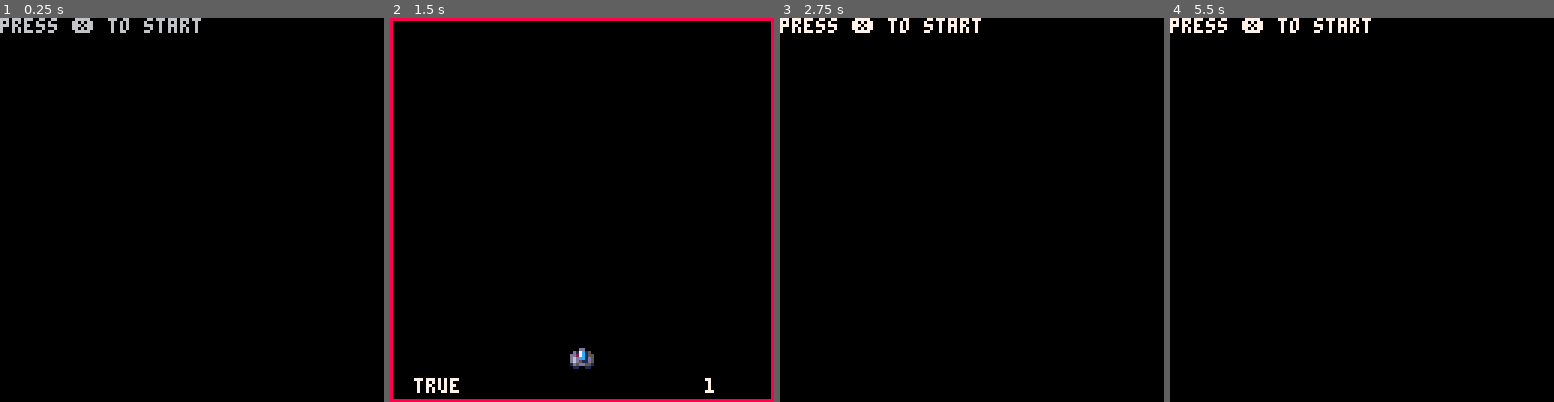
Above: before the commit, frames 1-4 (left to right).
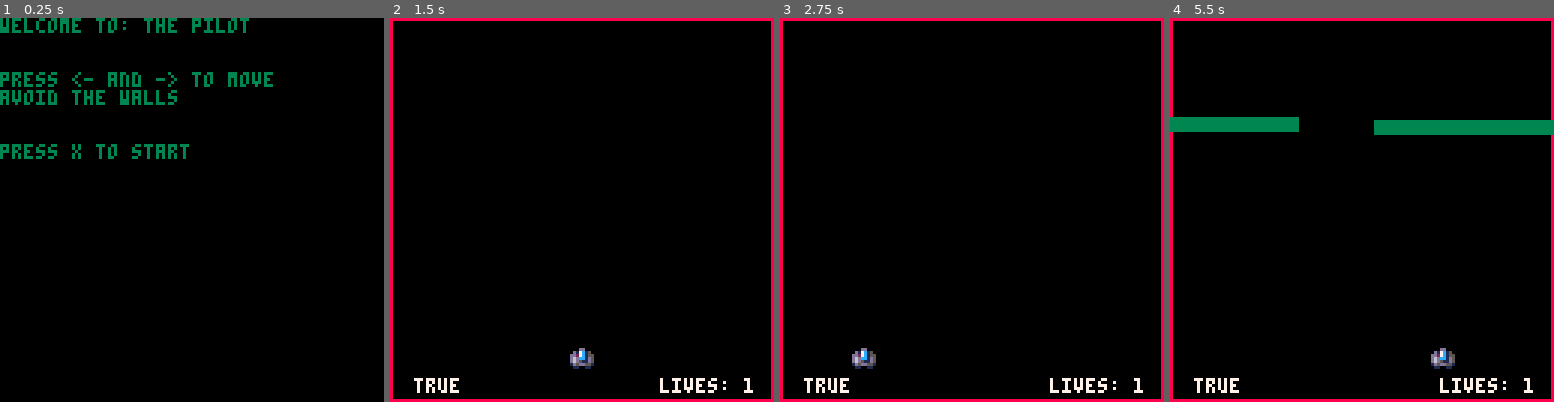
Above: after the commit, the same moments.

Repository: shen-sat/pilot
Game: PICO-8 cartridge pilot.p8
Same seed, same stepped clock (60 frames per second), same inputs: the game is played once before the commit and once after it.
Inputs:
- Up to frame 1 (0.25 s): no input
- Up to frame 2 (1.5 s): tap O (Z key) at 0.33, 0.7, 1.43 s; tap X (X key) at 1.07 s
- Up to frame 3 (2.75 s): hold Left 1.97-2.37 s; tap X (X key) at 2.07, 2.4, 2.73 s; tap O (Z key) at 2.22 s; hold Down from 2.42 s (still down)
- Up to frame 4 (5.5 s): release Down at 2.82 s; hold Right 2.87-3.53 s; tap X (X key) every 0.33 s from 3.07 to 5.4 s; tap O (Z key) at 3.1, 3.98, 4.87 s; hold Up 3.58-4.08 s; hold Right 4.13-4.53 s; hold Down 4.58-5.08 s; hold Left from 5.13 s (still down)

The runs differ from the first frame. In frame 1, 3.9% of the frame differs, in the area x 0-72%, y 0-37%; in frame 2, 0.3%; in frame 3, 4.5%; in frame 4, 7.6%, in the area x 0-100%, y 0-100%.

Commit message:
Tidy up text, allow to go to menu from game over screen, remove controls for up and down

Diff:
--- a/pilot.p8
+++ b/pilot.p8
@@ -29,7 +29,13 @@
 
 function menu_draw()
 	cls()
-	print('press ❎ to start')
+ color(3)
+ print('welcome to: the pilot')
+ print('\n')
+ print('press <- and -> to move')
+ print('avoid the walls')
+ print('\n')
+	print('press x to start')
 end
 -->8
 --game-----------------------------------
@@ -62,9 +68,6 @@
 function level_update()
 	if btn(0) then player.x-=3 end
  if btn(1) then player.x+=3 end
- if btn(2) then player.y-=3 end
- if btn(3) then player.y+=3 end
- if btnp(5) then show_game_over() end
 
  stage_one()
 
@@ -94,7 +97,7 @@
 function level_draw()
  cls()
  rect(0,0,127,127,8) --border
- print(player.lives, 105, 120, 7)
+ print('lives: '.. player.lives, 90, 120, 7)
  print(player.hittable, 8, 120, 7)
 
  spr(player.sprite,player.x,player.y)
@@ -199,12 +202,16 @@
 end
 
 function game_over_update()
-	if btnp(5) then show_menu() end
+	if btnp(5) then run_level() end
+ if btnp(4) then show_menu() end
 end
 
 function game_over_draw()
 	cls()
-	print('game over')
+	print('you died!')
+ print('\n')
+ print('press x to restart')
+ print('press z to go to menu')
 end
 __gfx__
 000dd000000000000b3000298028013009a002e1d101000b33000000029900013006100000000000000000000000000000000000000000000000000000000000
